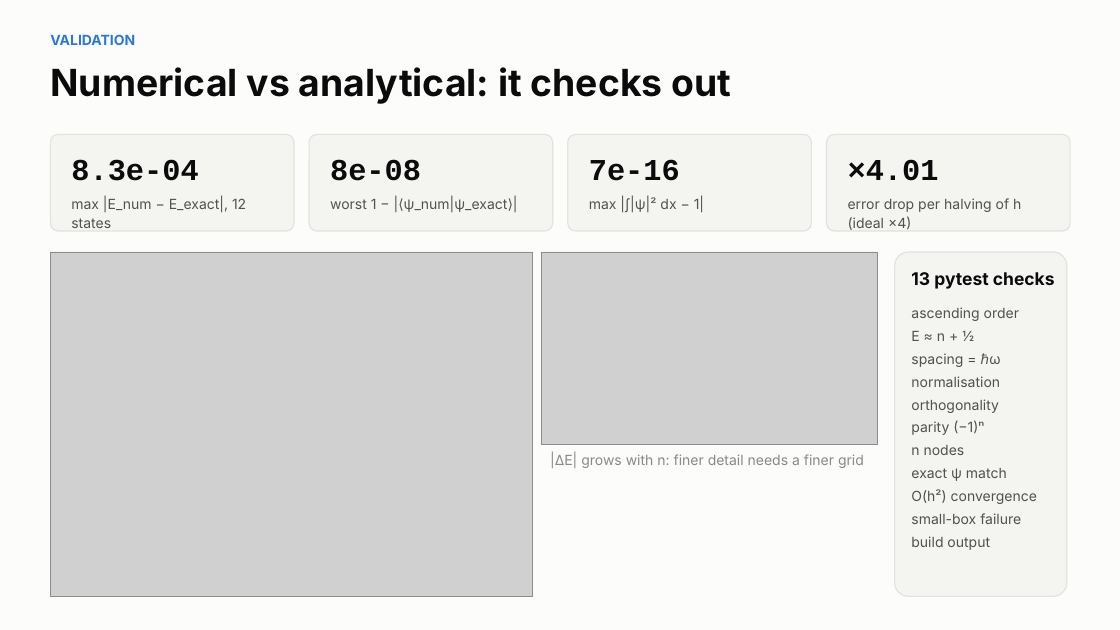
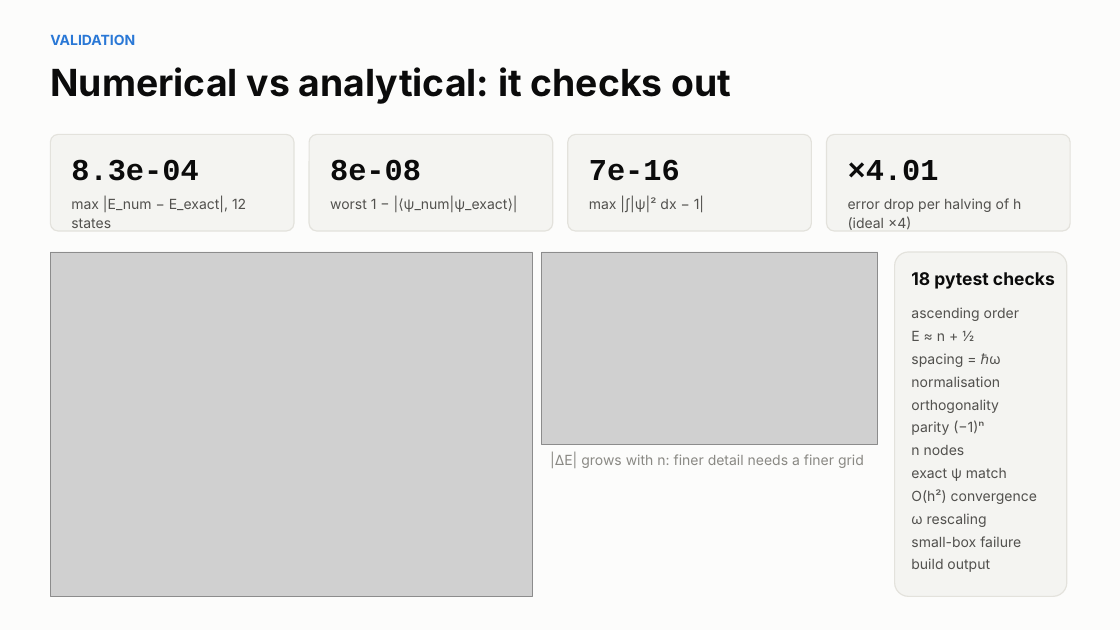
Before and after one commit to retinapeg/schrodinger-harmonic-demo, a slide deck: slide 5 of slides/qho-demo.pptx. Drawn at 1120x630 pixels with LibreOffice and Linux fonts; fonts in the diff are those of the drawing; grey boxes stand for pictures. Boxes give left, top, right and bottom in pixels: in the first picture for what was removed or moved away, otherwise in the second. Text is boxed around its words. In the diff, an @@ line names an element or a change of style, - is before the commit and + after.

```diff
--- a/slides/qho-demo.pptx
+++ b/slides/qho-demo.pptx
@@ text at [911,272,1055,289]: text changed @@
-13 pytest checks
+18 pytest checks
@@ text at [911,513,987,527]: paragraph added @@
+ω rescaling
```
Also in this commit, not shown: 3 other slides changed, 6 other files.
